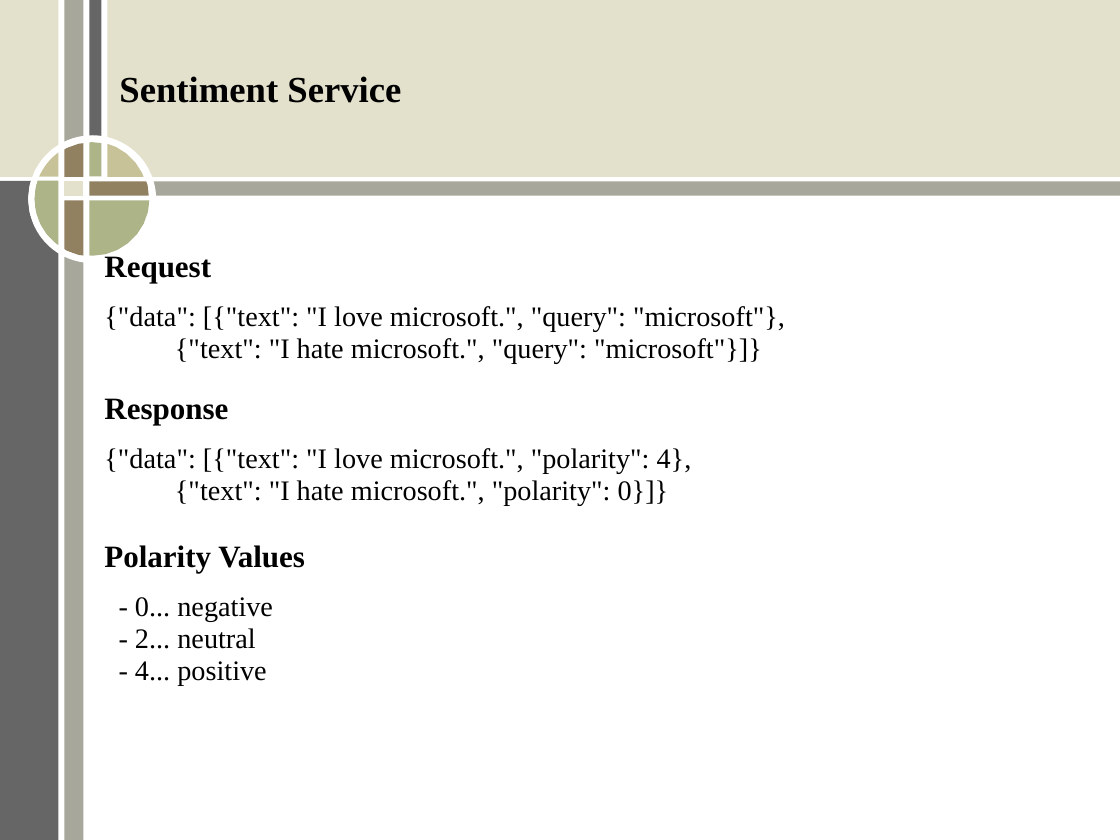
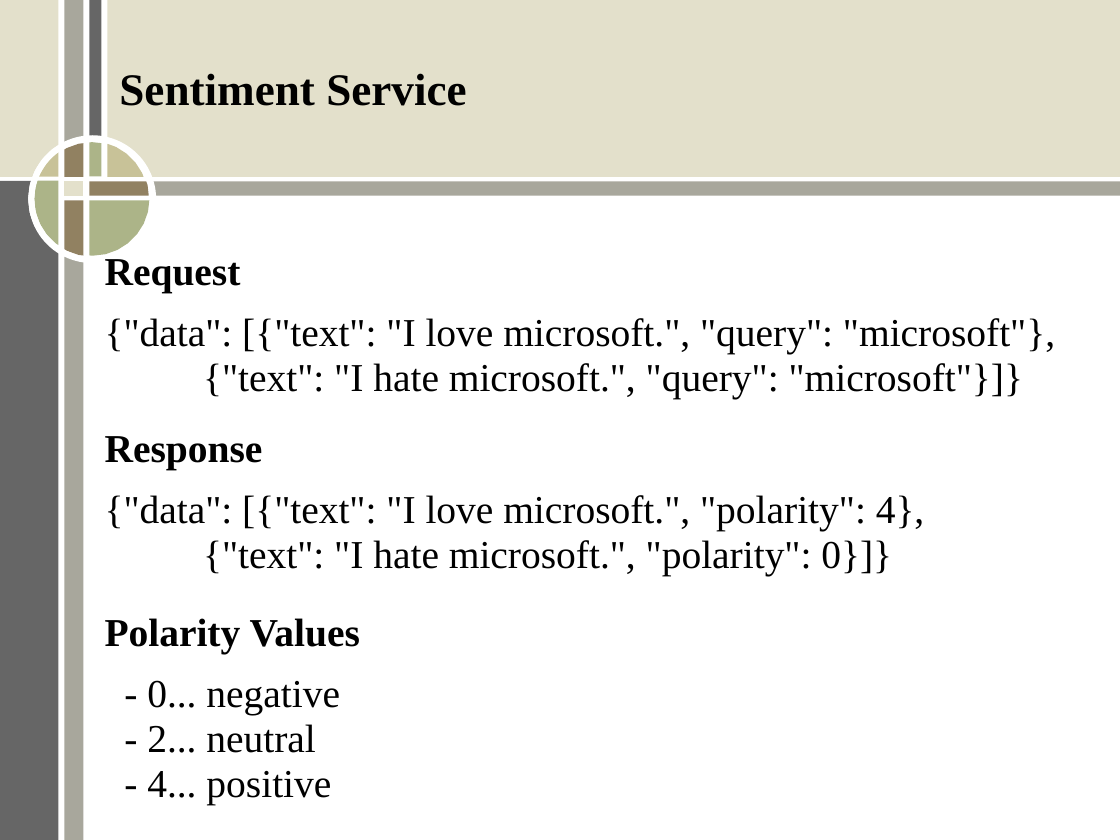
Before and after one commit to ERit/aic_group2_topic1, a slide deck: slide 13 of Stage1.ppt. Drawn at 1120x840 pixels with LibreOffice and Linux fonts; fonts in the diff are those of the drawing. Boxes give left, top, right and bottom in pixels: in the first picture for what was removed or moved away, otherwise in the second. Text is boxed around its words. In the diff, an @@ line names an element or a change of style, - is before the commit and + after.

```diff
--- a/Stage1.ppt
+++ b/Stage1.ppt
@@ text "Sentiment Service" at [119,73,466,106]: size 26 to 32 pt @@
@@ text "Request" at [105,259,1055,805]: size 22 to 28 pt in "Request", "Response", "Polarity Values"; size 20 to 28 pt in "{"data": [{"text": "I love microsoft.", "query": "microsoft" ...", "{"text": "I hate microsoft.", "query": "microsoft"}]}", "{"data": [{"text": "I love microsoft.", "polarity": 4},", "{"text": "I hate microsoft.", "polarity": 0}]}" and 3 more places @@
```
Also in this commit, not shown: 11 other slides changed, 1 other file.
